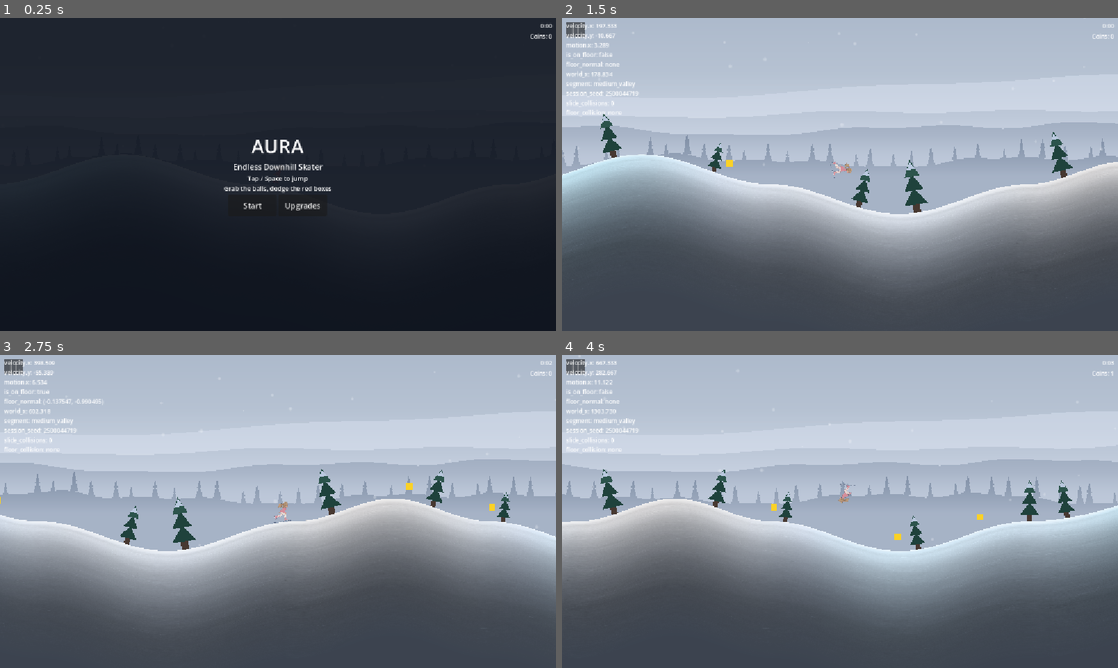
Above: before the commit, frames 1-4 (two rows, left to right).
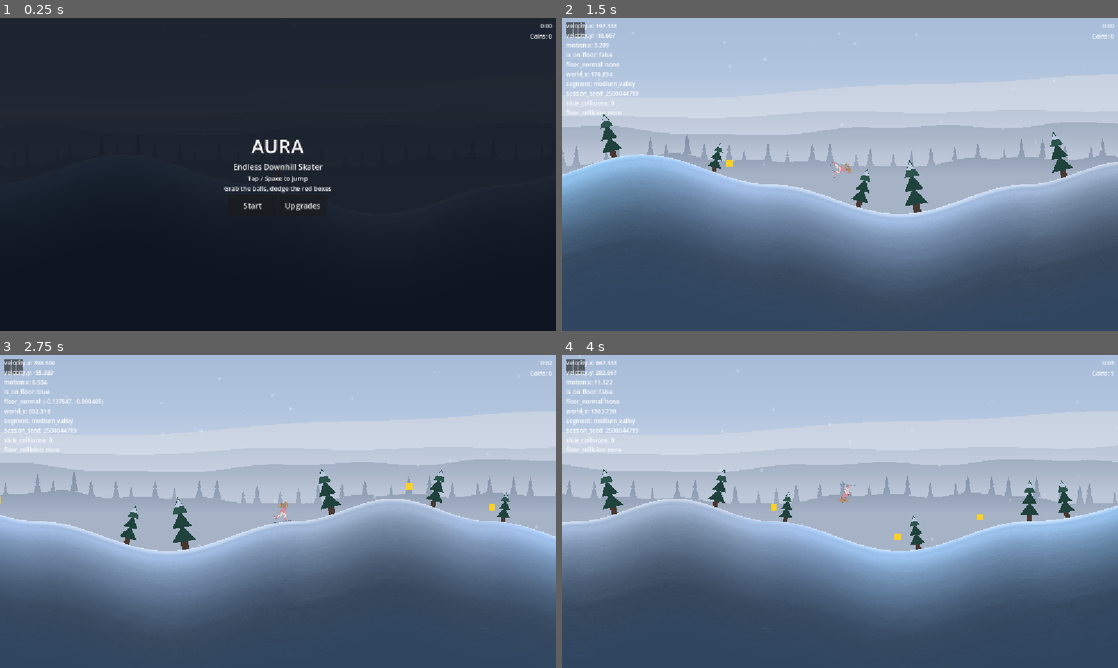
Above: after the commit, the same moments.

Repository: Kiernan-Hub/Aurora
Game: Godot game, scene res://scenes/main.tscn
The game is run twice, just before and just after one commit, with the same random seed, the same clock (stepped at 60 frames per second) and the same inputs.
Inputs (mouse positions are in pixels of both pictures, inside the frame that each line leads up to):
- Up to frame 1 (0.25 s): no input
- Up to frame 2 (1.5 s): click "Start" at 0.5 s; tap Enter (ui_accept) at 1.25 s; move the mouse to (962, 158) at 1.27 s; hold Up (ui_up) from 1.28 s (still down); tap M at 1.35 s; click (962, 158) at 1.42 s
- Up to frame 3 (2.75 s): tap Enter (ui_accept) at 1.52, 1.82 s; release Up (ui_up) at 2 s; drag from (166, 527) to (522, 486) at 2.02 s
- Up to frame 4 (4 s): move the mouse to (895, 442) at 2.77 s; hold Up (ui_up) 2.78-3.5 s; tap M at 2.85 s; drag from (812, 574) to (1023, 536) at 3.52 s

The runs differ from the first frame. In frame 2, 16% of the frame differs, in the area x 0-100%, y 43-80%; in frame 3, 16%, in the area x 0-100%, y 46-80%; in frame 4, 16%.

Commit message:
Make the opening ice read blue by saturating it, not by brightening it
first_light's ice was reported as grey three times running. It was not too
dark, it was too desaturated: deep ice measured RGB(72, 82, 97), a blue/red
ratio of 1.35 that sounds blue but only 26% saturation, and three channels
that close together read as grey at any brightness. Pulling red down takes
ice_depth from (0.74, 0.85, 1.00) to (0.50, 0.73, 1.00) -- same 0.38 cap, same
brightness ceiling, saturation 26% -> 50%. arctic_dawn sits at 76% and was
called too deep blue, so this lands deliberately between them. ice_surface
gets a smaller dose of the same, mainly to rescue the WARM half of the hue
drift, which was landing at 20% saturation and is the patch that was pointed
at directly.

THREE FIXES WERE BUILT OR PROPOSED CHASING BRIGHTNESS AND ALL WERE WRONG, which
is the part worth keeping. A per-biome ice_depth_floor field with a shader
remap of [0.38, 1] -> [floor, 1] worked and was reverted: it compressed the
tile's range by 39% and visibly flattened the ice detail. Lowering ice_contrast
cannot affect deep ice at all -- the shader fades it out with depth so the
band's bottom row keeps meeting the flat fill without a seam, making it a
surface knob only. Raising ICE_BAND_DEPTH would have been partial at best and
reverses a tuning decision made for the opposite reason. The whole detour is
written up in biomes.md so the next person computes saturation before reaching
for a mechanism.

Adds debug_pin_intro_biome, which is what made this diagnosable at all. The
opening biome renders at absolute cycle index 0 only, and the session phase
advances on every death and survives a restart -- so at the shipping
BIOME_DISTANCE it is the first ~3 minutes of a cold launch, and at the 7500
playtest value only 18.8 seconds, after which one death puts it out of reach
for the rest of the session. Three rounds of colour edits were made and
eyeballed against a different biome entirely before that was noticed. Plain
var, never @export, and shipping_values_check fails on it (13 knobs now).

HANDOFF.md is rewritten around what is actually open rather than what this pass
finished, and CLAUDE.md gains the two traps that cost the most time here: the
0.38 deep-ice cap with its saturation-before-brightness rule, and the fact that
the opening biome needs the pin knob to be seen at all.

Gates at shipping values: biome_schedule_check PASS ice_variants=8,
sky_layer_check PASS biomes=9 layers=45 (first_light IceHue 26, SnowCap 71,
IceContrast 13), terrain_invariant_check PASS on 8 seeds,
shipping_values_check PASS 13 knobs. project.godot clean.

Co-Authored-By: Claude Opus 5 <noreply@anthropic.com>

Diff:
--- a/resources/biomes/first_light.tres
+++ b/resources/biomes/first_light.tres
@@ -5,11 +5,11 @@
 
 [resource]
 script = ExtResource("1")
-sky_top = Color(0.68, 0.73, 0.8, 1)
-sky_mid = Color(0.79, 0.83, 0.88, 1)
-sky_horizon = Color(0.91, 0.93, 0.95, 1)
-sky_upper = Color(0.735, 0.78, 0.84, 1)
-sky_lower = Color(0.85, 0.88, 0.915, 1)
+sky_top = Color(0.66, 0.74, 0.85, 1)
+sky_mid = Color(0.78, 0.84, 0.92, 1)
+sky_horizon = Color(0.9, 0.94, 0.98, 1)
+sky_upper = Color(0.72, 0.79, 0.885, 1)
+sky_lower = Color(0.84, 0.89, 0.95, 1)
 sky_tint_left = Color(1, 1, 1, 1)
 sky_tint_right = Color(1, 1, 1, 1)
 sky_mid_offset = 0.56
@@ -28,10 +28,10 @@
 haze_near = Color(0.8, 0.84, 0.9, 0.5)
 tree_tint = Color(0.78, 0.82, 0.88, 1)
 bird_tint = Color(0.7, 0.75, 0.82, 1)
-ice_surface = Color(0.88, 0.92, 0.97, 1)
-ice_depth = Color(0.62, 0.7, 0.82, 1)
-ice_hue_variance = 0.11
-ice_contrast = 1.16
+ice_surface = Color(0.68, 0.8, 0.97, 1)
+ice_depth = Color(0.5, 0.73, 1, 1)
+ice_hue_variance = 0.12
+ice_contrast = 1.15
 snow_cap_color = Color(1, 1, 1, 1)
 snow_cap_strength = 0.5
 ice_texture = ExtResource("2")
--- a/scripts/debug/shipping_values_check.gd
+++ b/scripts/debug/shipping_values_check.gd
@@ -81,6 +81,11 @@
 
 	expect_float("BiomeDirector.BIOME_DISTANCE", BiomeDirector.BIOME_DISTANCE, 75000.0)
 	expect_float("BiomeDirector.TRANSITION_DISTANCE", BiomeDirector.TRANSITION_DISTANCE, 12000.0)
+	# Left on, every run reopens on the intro biome and the day arc never advances across a
+	# sitting -- which is the whole feature, silently gone.
+	var director: BiomeDirector = BiomeDirector.new()
+	expect_bool("BiomeDirector.debug_pin_intro_biome", director.debug_pin_intro_biome, false)
+	director.free()
 
 
 # The freeze-bug check, generalised. Any of these appearing as a serialised property in the
--- a/scripts/systems/biome_director.gd
+++ b/scripts/systems/biome_director.gd
@@ -140,6 +140,19 @@
 # never be a thing that arrives corrupt from disk.
 static var session_biome_phase: float = 0.0
 
+# Pins the phase at 0, so every run reopens on the intro biome instead of resuming.
+#
+# WHY THIS NEEDS TO EXIST. The intro is index 0 only, and the phase advances on every death
+# and survives a restart -- so at the shipping BIOME_DISTANCE it is the first ~3 minutes of a
+# cold launch, and at the 7500 playtest value only ~19 SECONDS, after which one death puts it
+# out of reach until the app is fully relaunched. Iterating on how it looks is therefore
+# almost impossible without this: three rounds of colour edits were made and eyeballed against
+# a different biome entirely before anyone noticed.
+#
+# Plain var, not @export, for the same reason as every other knob here -- an exported bool can
+# serialise into main.tscn and ship silently. shipping_values_check fails on it.
+var debug_pin_intro_biome: bool = false
+
 # This instance's copy, read once in _ready(). Held separately from the static so that
 # apply_palette_for_world_x stays pure in world_x -- see get_persisted_phase().
 var biome_phase_offset: float = 0.0
@@ -160,7 +173,7 @@
 	# save.dat, which GameManager.apply_upgrades() guards against for its jump level
 	# (CLAUDE.md -- it cost 8 failures once). Headless keeps the offset at 0 and applies
 	# nothing anyway.
-	biome_phase_offset = session_biome_phase
+	biome_phase_offset = 0.0 if debug_pin_intro_biome else session_biome_phase
 
 	player = get_node_or_null(player_path) as CharacterBody2D
 	if player == null:
Not shown, changed: CLAUDE.md
Not shown, changed: HANDOFF.md
Not shown, changed: docs/development/biomes.md
